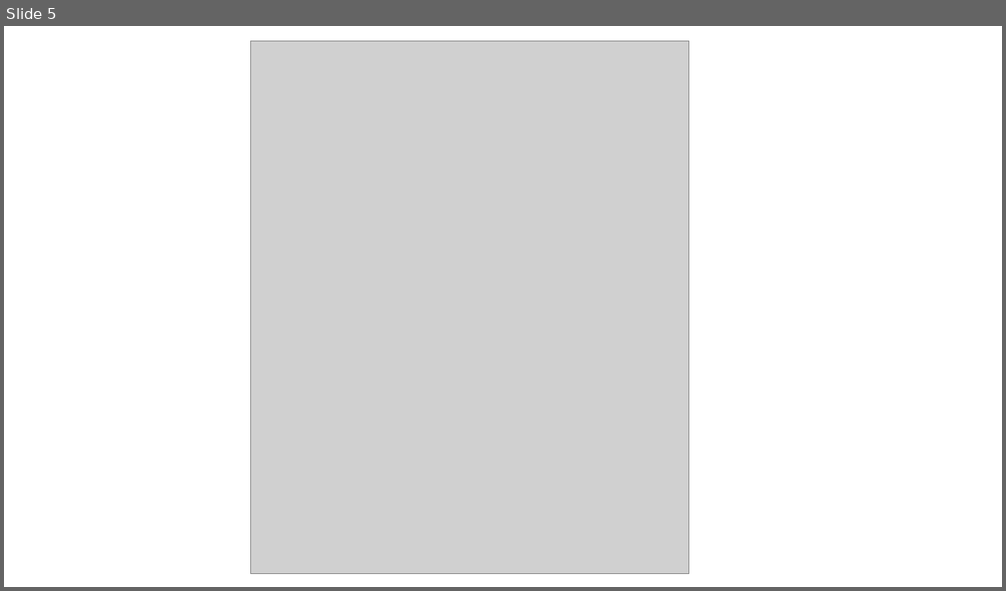
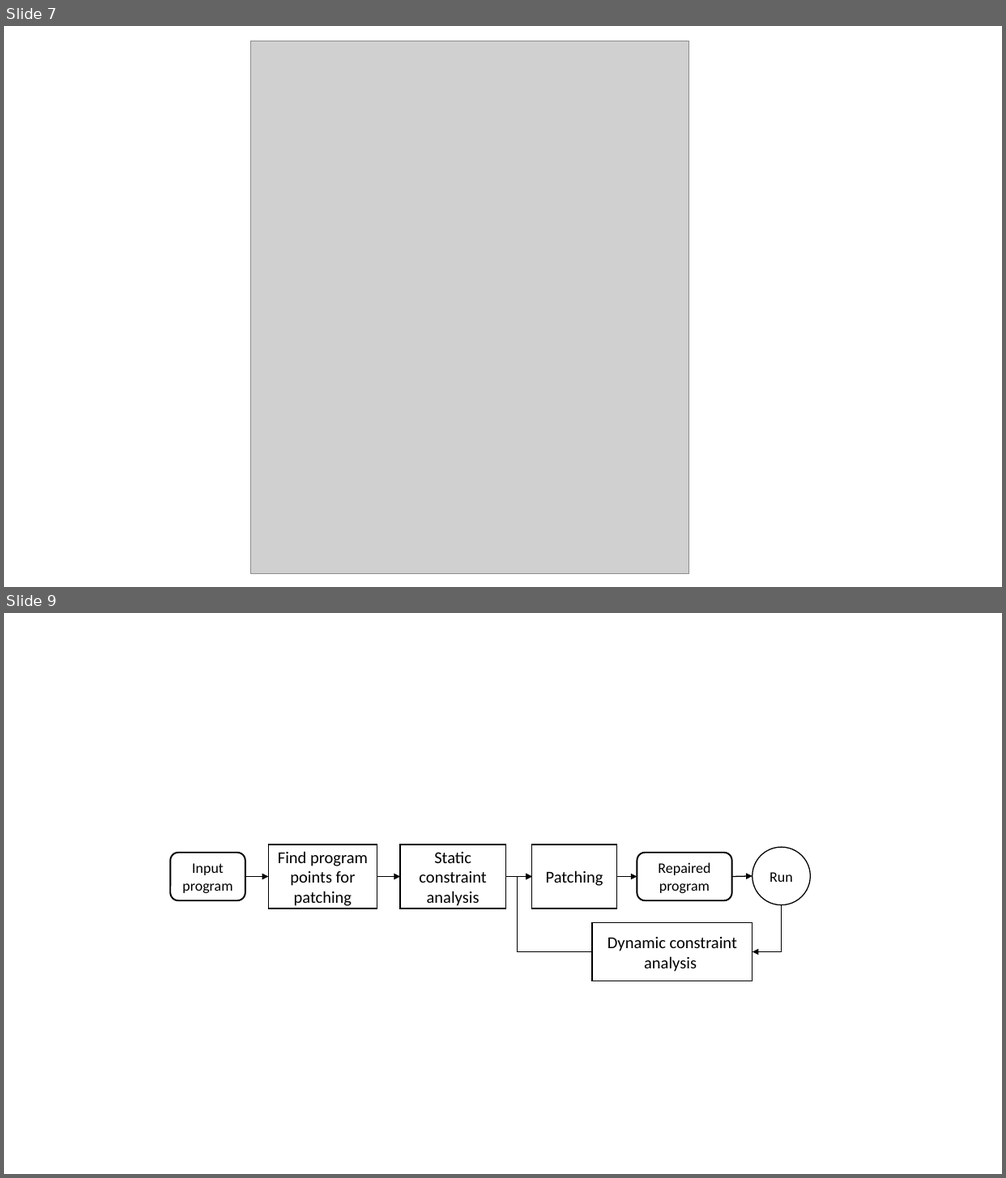
Before and after one commit to aritradhar/Thesis_Draft, a slide deck: images/ArrayIndex.pptx. Shown one above the other, each under a label of ours: slide 5 before the commit, slides 7 and 9 after it; the slides between them are not shown. The pictures are 1006x591 and 1006x1178 pixels, drawn with LibreOffice and Linux fonts; fonts in the diff are those of the drawing; grey boxes stand for pictures. Boxes give left, top, right and bottom in pixels: in the first picture for what was removed or moved away, otherwise in the second. Text is boxed around its words. In the diff, an @@ line names an element or a change of style, - is before the commit and + after.

```diff
--- a/images/ArrayIndex.pptx
+++ b/images/ArrayIndex.pptx
@@ slide 9 added at box(4, 613, 1002, 1174), background #FFFFFF @@
@@ rounded rectangle added at box(170, 853, 245, 901), fill #FFFFFF, outline #000000 1.5 pt, 14 pt, text #000000 @@
+Input program
@@ rectangle added at box(268, 845, 377, 909), fill #FFFFFF, outline #000000 1 pt, 16 pt, text #000000 @@
+Find program points for patching
@@ rectangle added at box(400, 845, 505, 909), fill #FFFFFF, outline #000000 1 pt, 16 pt, text #000000 @@
+Static constraint analysis
@@ rectangle added at box(532, 845, 616, 909), fill #FFFFFF, outline #000000 1 pt, 16 pt, text #000000 @@
+Patching
@@ rounded rectangle added at box(637, 853, 732, 901), fill #FFFFFF, outline #000000 1.5 pt, 14 pt, text #000000 @@
+Repaired program
@@ ellipse added at box(752, 847, 810, 905), fill #FFFFFF, outline #000000 1 pt, 14 pt, text #000000 @@
+Run
@@ arrow added from (245, 876) to (268, 876), #000000 1 pt @@
@@ arrow added from (377, 876) to (400, 876), #000000 1 pt @@
@@ arrow added from (505, 876) to (532, 876), #000000 1 pt @@
@@ elbow arrow added from (518, 952) to (532, 876), #000000 0.75 pt @@
@@ arrow added from (617, 876) to (637, 876), #000000 1 pt @@
@@ arrow added from (732, 876) to (752, 876), #000000 1 pt @@
@@ rectangle added at box(592, 923, 752, 982), fill #FFFFFF, outline #000000 1 pt, 16 pt, text #000000 @@
+Dynamic constraint analysis
@@ elbow arrow added from (781, 905) to (752, 952), #000000 0.5 pt @@
@@ line added from (518, 952) to (592, 952), #000000 0.5 pt @@
@@ what was slide 5 is now slide 7 @@
```
Also in this commit, not shown: 1 slide changed, 4 other slides added, 1 slide removed, 52 other files.
